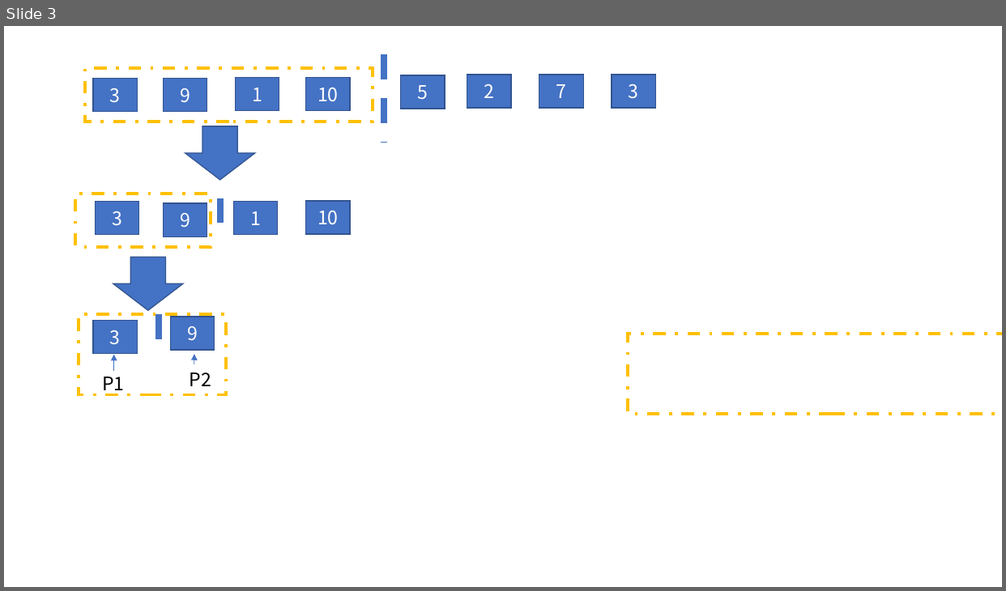
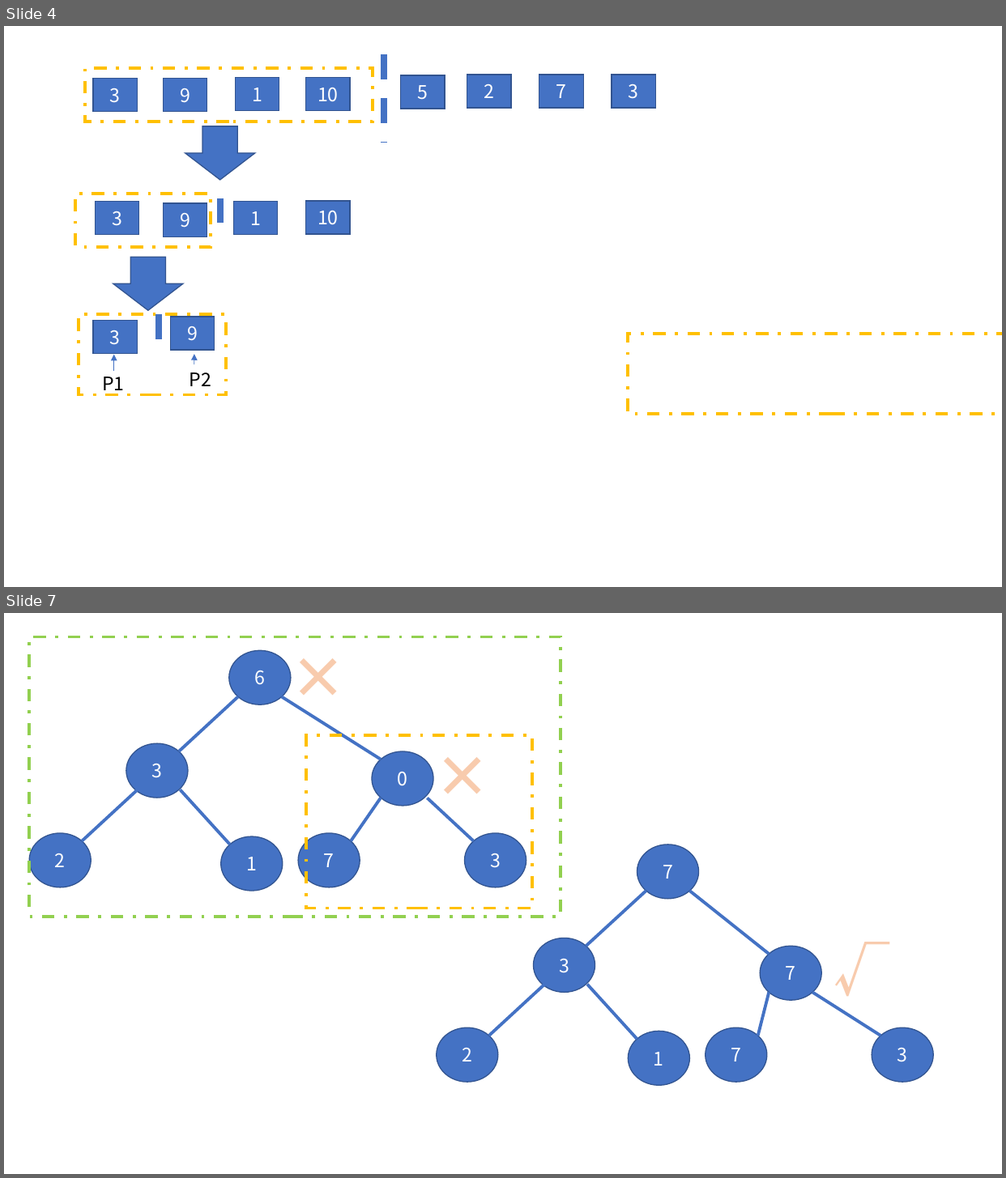
Before and after one commit to codefool0307/Codefool0307_Blog, a slide deck: docs/4.algorithm/gif/gif制作.pptx. Shown one above the other, each under a label of ours: slide 3 before the commit, slides 4 and 7 after it; the slides between them are not shown. The pictures are 1006x591 and 1006x1178 pixels, drawn with LibreOffice and Linux fonts; fonts in the diff are those of the drawing. Boxes give left, top, right and bottom in pixels: in the first picture for what was removed or moved away, otherwise in the second. Text is boxed around its words. In the diff, an @@ line names an element or a change of style, - is before the commit and + after.

```diff
--- a/docs/4.algorithm/gif/gif制作.pptx
+++ b/docs/4.algorithm/gif/gif制作.pptx
@@ slide 7 added at (4, 613, 1002, 1174), background #FFFFFF @@
@@ rectangle added at (29, 637, 561, 917), outline #92D050 3 pt dashed @@
@@ ellipse added at (229, 650, 291, 705), fill #4472C4, outline #325491 1 pt, 18 pt, text #FFFFFF @@
+6
@@ text added at (283, 638, 337, 714), 54 pt, text #F8CBAD, bold @@
+×
@@ line added from (238, 697) to (179, 752), #4472C4 3 pt @@
@@ line added from (282, 697) to (381, 760), #4472C4 3 pt @@
@@ ellipse added at (126, 743, 187, 798), fill #4472C4, outline #325491 1 pt, 18 pt, text #FFFFFF @@
+3
@@ rectangle added at (306, 735, 533, 908), outline #FFC000 3 pt dashed @@
@@ ellipse added at (372, 752, 433, 806), fill #4472C4, outline #325491 1 pt, 18 pt, text #FFFFFF @@
+0
@@ text added at (427, 737, 482, 813), 54 pt, text #F8CBAD, bold @@
+×
@@ line added from (141, 786) to (82, 841), #4472C4 3 pt @@
@@ line added from (180, 790) to (230, 845), #4472C4 3 pt @@
@@ line added from (381, 798) to (351, 841), #4472C4 3 pt @@
@@ line added from (427, 798) to (473, 841), #4472C4 3 pt @@
@@ ellipse added at (29, 833, 91, 888), fill #4472C4, outline #325491 1 pt, 18 pt, text #FFFFFF @@
+2
@@ ellipse added at (221, 837, 283, 892), fill #4472C4, outline #325491 1 pt, 18 pt, text #FFFFFF @@
+1
@@ ellipse added at (298, 833, 360, 888), fill #4472C4, outline #325491 1 pt, 18 pt, text #FFFFFF @@
+7
@@ ellipse added at (464, 833, 526, 888), fill #4472C4, outline #325491 1 pt, 18 pt, text #FFFFFF @@
+3
@@ ellipse added at (637, 845, 699, 899), fill #4472C4, outline #325491 1 pt, 18 pt, text #FFFFFF @@
+7
@@ line added from (646, 891) to (586, 946), #4472C4 3 pt @@
@@ line added from (690, 891) to (769, 954), #4472C4 3 pt @@
@@ ellipse added at (533, 938, 594, 993), fill #4472C4, outline #325491 1 pt, 18 pt, text #FFFFFF @@
+3
@@ ellipse added at (760, 946, 821, 1001), fill #4472C4, outline #325491 1 pt, 18 pt, text #FFFFFF @@
+7
@@ text added at (826, 932, 898, 1007), 54 pt, text #F8CBAD, bold @@
+√
@@ line added from (548, 982) to (489, 1036), #4472C4 3 pt @@
@@ line added from (587, 984) to (637, 1039), #4472C4 3 pt @@
@@ line added from (769, 993) to (758, 1036), #4472C4 3 pt @@
@@ line added from (812, 993) to (880, 1036), #4472C4 3 pt @@
@@ ellipse added at (437, 1028, 498, 1082), fill #4472C4, outline #325491 1 pt, 18 pt, text #FFFFFF @@
+2
@@ ellipse added at (629, 1032, 690, 1086), fill #4472C4, outline #325491 1 pt, 18 pt, text #FFFFFF @@
+1
@@ ellipse added at (705, 1028, 767, 1082), fill #4472C4, outline #325491 1 pt, 18 pt, text #FFFFFF @@
+7
@@ ellipse added at (872, 1028, 933, 1082), fill #4472C4, outline #325491 1 pt, 18 pt, text #FFFFFF @@
+3
@@ what was slide 3 is now slide 4 @@
```
Also in this commit, not shown: 5 other slides added, 3 other files.
